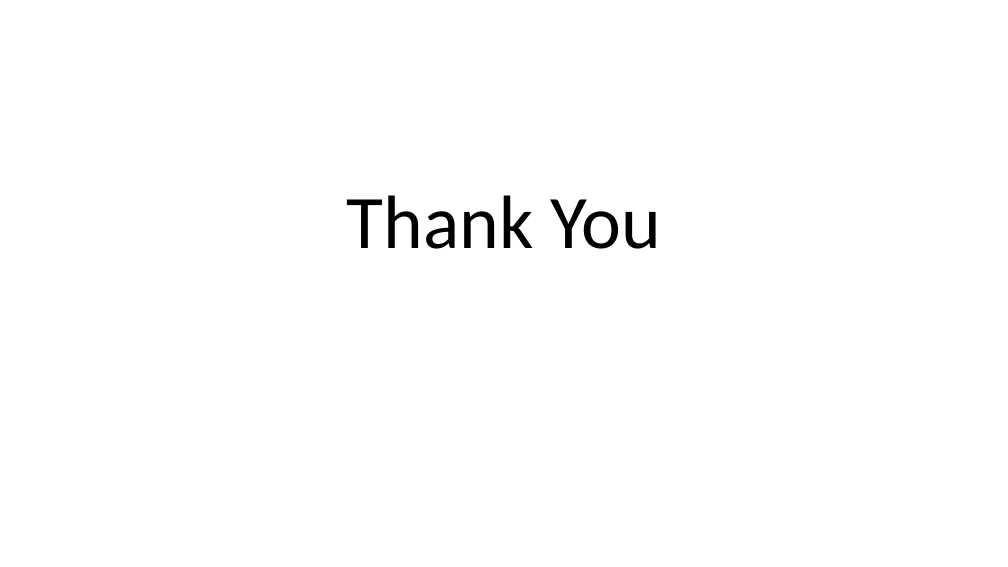
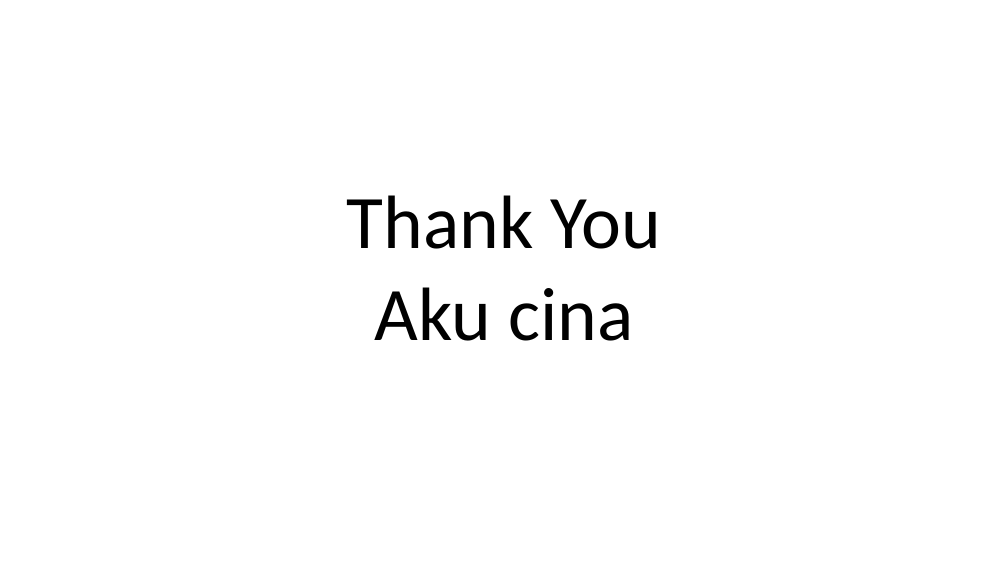
Before and after one commit to satria-ui/TugasAkhir2023, a slide deck: slide 22 of Submit Sidang/05111942000001-Adam Satria Adidarma-Presentasi TA.pptx. Drawn at 1008x567 pixels with LibreOffice and Linux fonts; fonts in the diff are those of the drawing; background and template pictures are left out. Boxes give left, top, right and bottom in pixels: in the first picture for what was removed or moved away, otherwise in the second. Text is boxed around its words. In the diff, an @@ line names an element or a change of style, - is before the commit and + after.

Commit message:
feat: modify ppt

```diff
--- a/Submit Sidang/05111942000001-Adam Satria Adidarma-Presentasi TA.pptx
+++ b/Submit Sidang/05111942000001-Adam Satria Adidarma-Presentasi TA.pptx
@@ text at (x1=374, y1=287, x2=633, y2=341): paragraph added @@
+Aku cina
```
Also in this commit, not shown: 1 other file.
